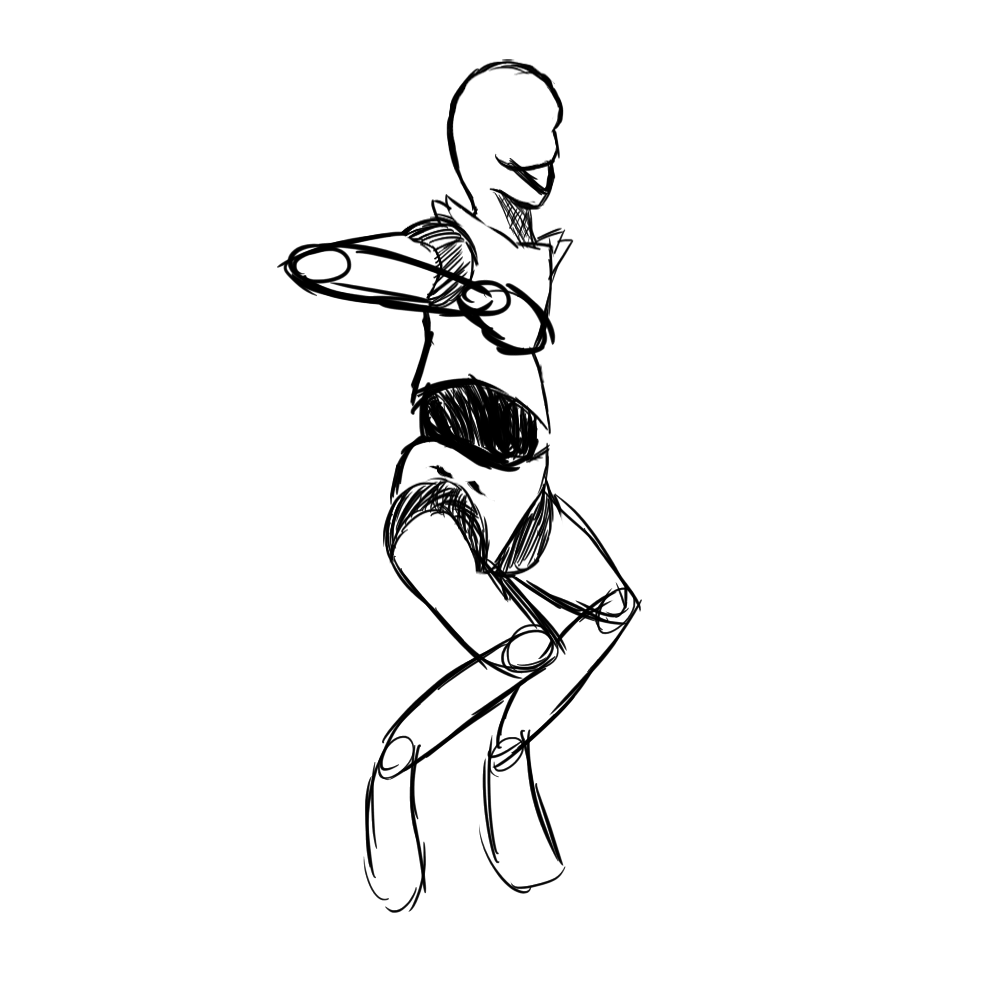
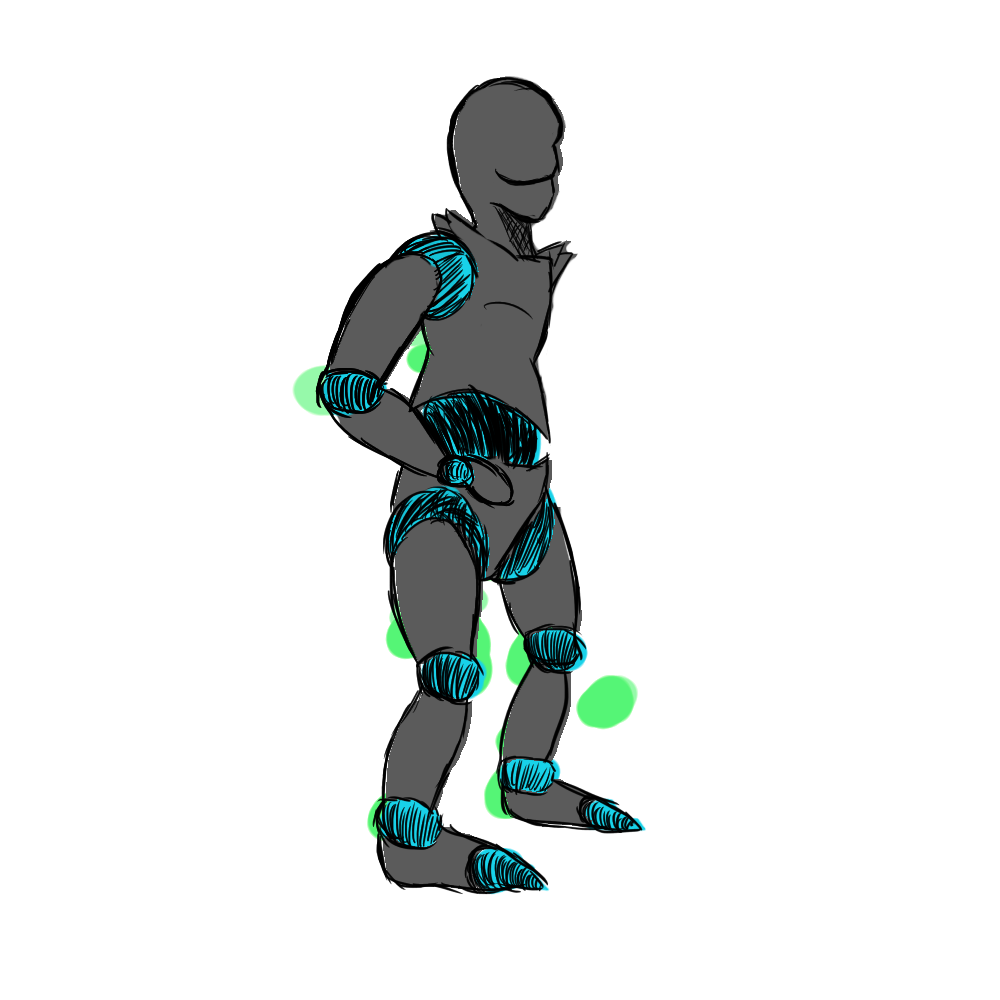
Two versions of the same layered image (1000 × 1000). Layer-by-layer changes:
showed "Layer 4", painted on it over box(277, 59, 646, 913)
showed "Layer 6" over box(277, 192, 646, 913)
